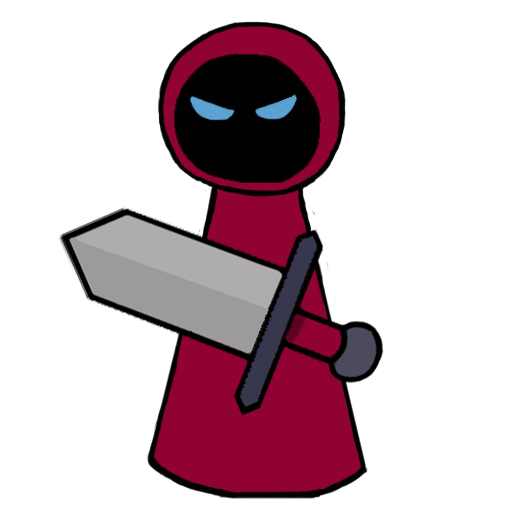
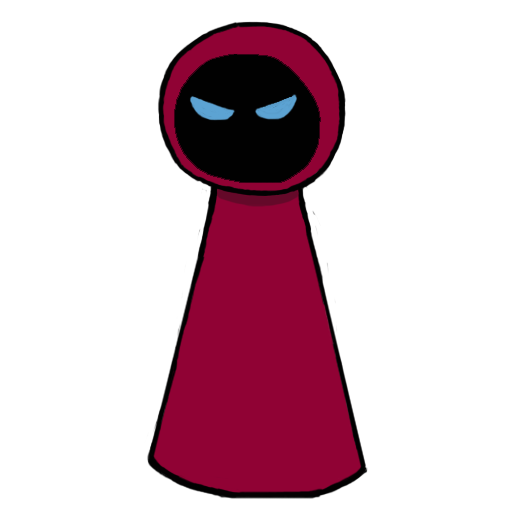
Comparing the layer stacks of the two 512px x 512px images. Changes:
removed layer "图层 1" over [58, 205, 384, 416]
painted on "图层 2" over [207, 176, 304, 207]
